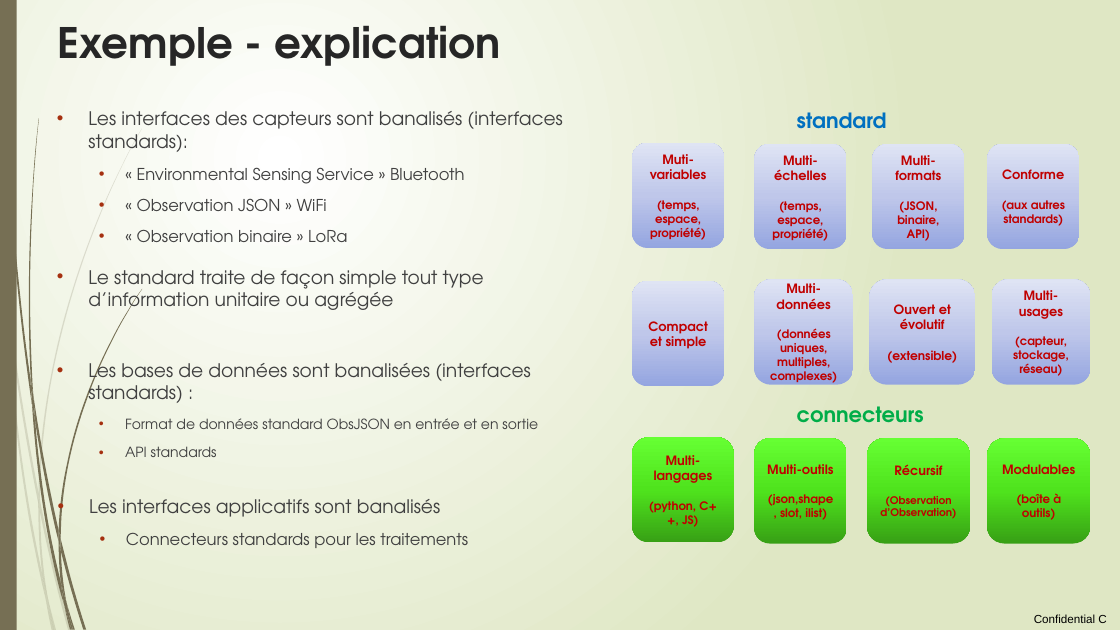
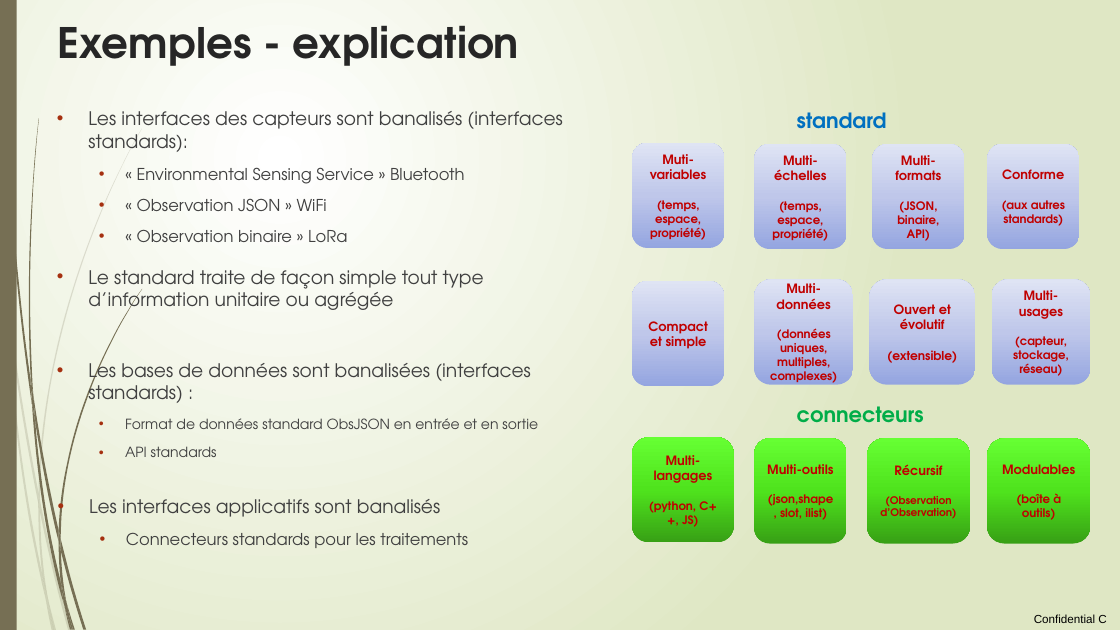
Before and after one commit to loco-philippe/Environmental-Sensing, a slide deck: slide 11 of documentation/initiative citoyenne.pptx (slide 10 before the commit). Drawn at 1120x630 pixels with LibreOffice and Linux fonts; fonts in the diff are those of the drawing. Boxes give left, top, right and bottom in pixels: in the first picture for what was removed or moved away, otherwise in the second. Text is boxed around its words. In the diff, an @@ line names an element or a change of style, - is before the commit and + after.

```diff
--- a/documentation/initiative citoyenne.pptx
+++ b/documentation/initiative citoyenne.pptx
@@ title at bbox=[58, 25, 520, 66]: text changed @@
-Exemple - explication
+Exemples - explication
```
Also in this commit, not shown: 18 other slides changed, 1 slide added, 1 other file.
